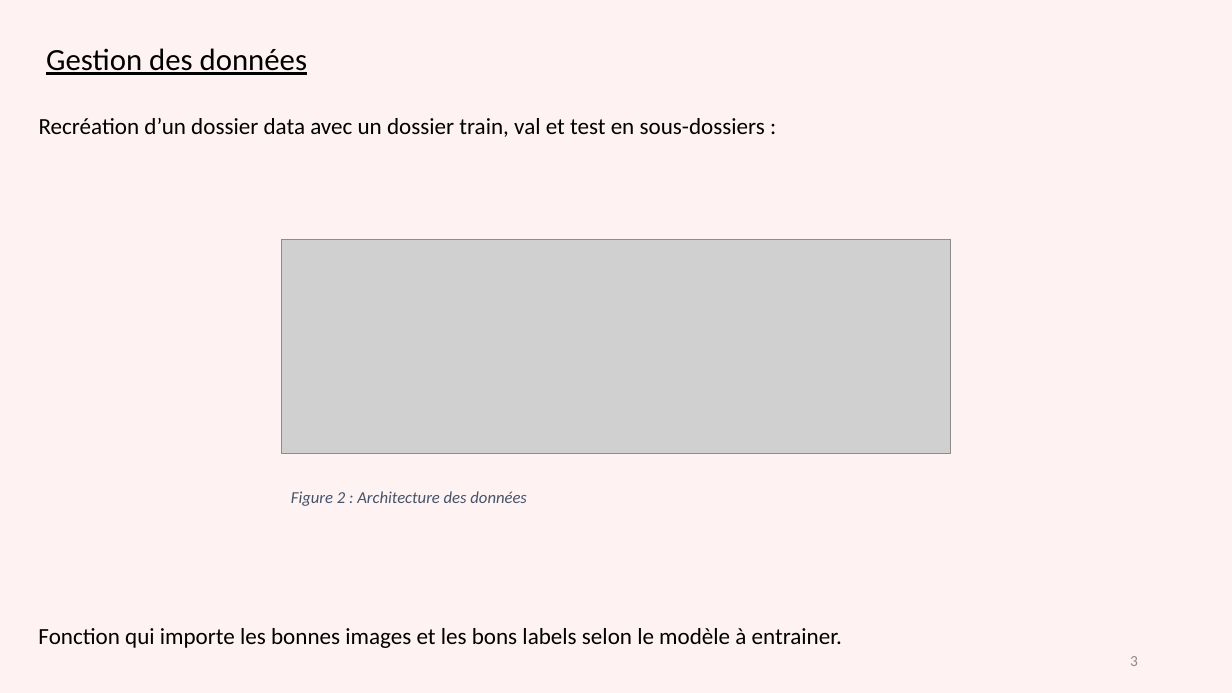
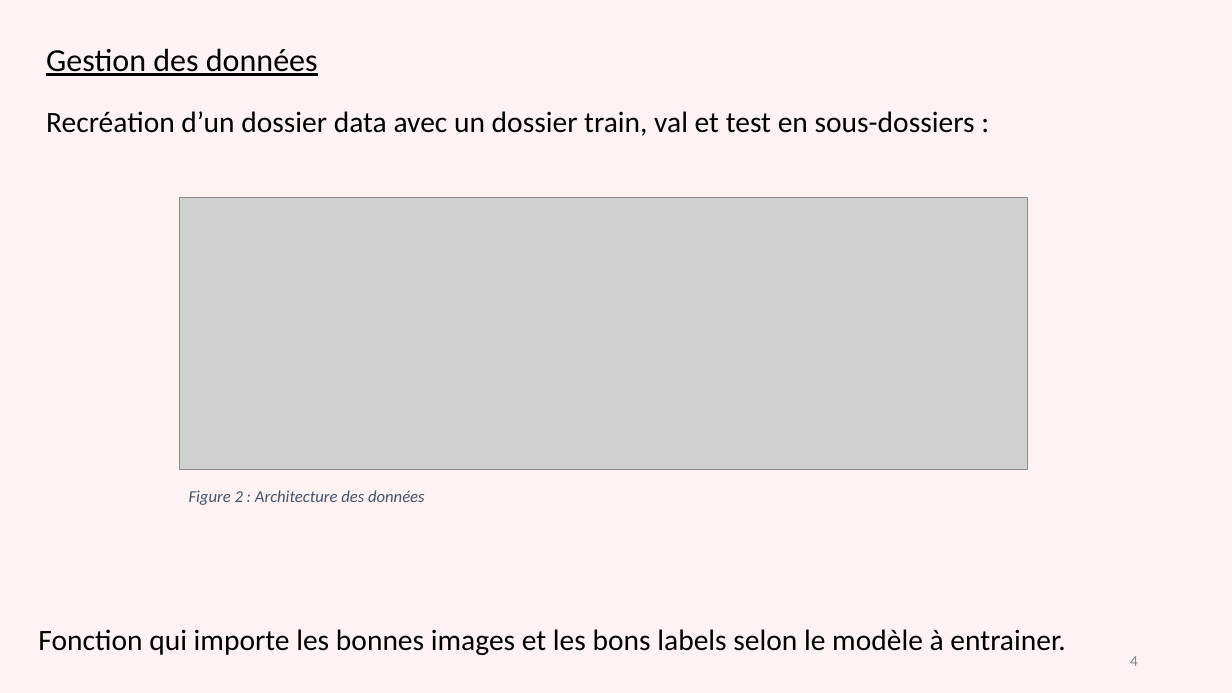
Before and after one commit to gdaume24/Projet-chef-oeuvre, a slide deck: slide 4 of E2/Présentation E2.pptx (slide 3 before the commit). Drawn at 1232x693 pixels with LibreOffice and Linux fonts; fonts in the diff are those of the drawing; grey boxes stand for pictures. Boxes give left, top, right and bottom in pixels: in the first picture for what was removed or moved away, otherwise in the second. Text is boxed around its words. In the diff, an @@ line names an element or a change of style, - is before the commit and + after.

```diff
--- a/E2/Présentation E2.pptx
+++ b/E2/Présentation E2.pptx
@@ title "Gestion des données" at (46,48,318,76): size 24 to 25 pt @@
@@ text "Recréation d’un dossier data avec ..." at (46,111,975,136): size 18 to 23 pt @@
@@ text "Recréation d’un dossier data avec ...": place and size @@
-text "Recréation d’un dossier data avec ..." at (39,118,765,137)
+text "Recréation d’un dossier data avec ..." at (46,111,975,136)
@@ picture: place and size @@
-picture at (282,239,950,454)
+picture at (179,198,1027,470)
@@ text "Figure 2 : Architecture des ...": place and size @@
-text "Figure 2 : Architecture des ..." at (291,491,527,506)
+text "Figure 2 : Architecture des ..." at (189,490,425,505)
@@ text "Fonction qui importe les bonnes ..." at (38,629,1065,655): size 18 to 23 pt @@
@@ page number at (1130,656,1138,666): text changed @@
-3
+4
```
Also in this commit, not shown: 7 other slides changed, 1 slide added, 4 other files.
